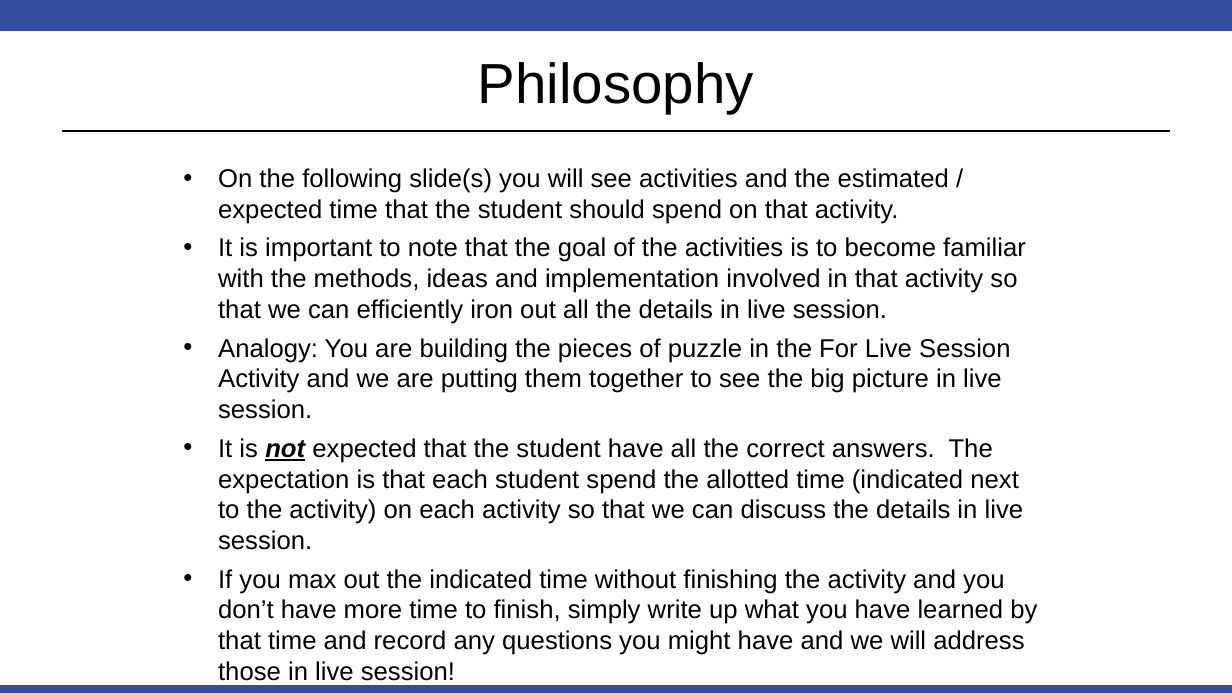
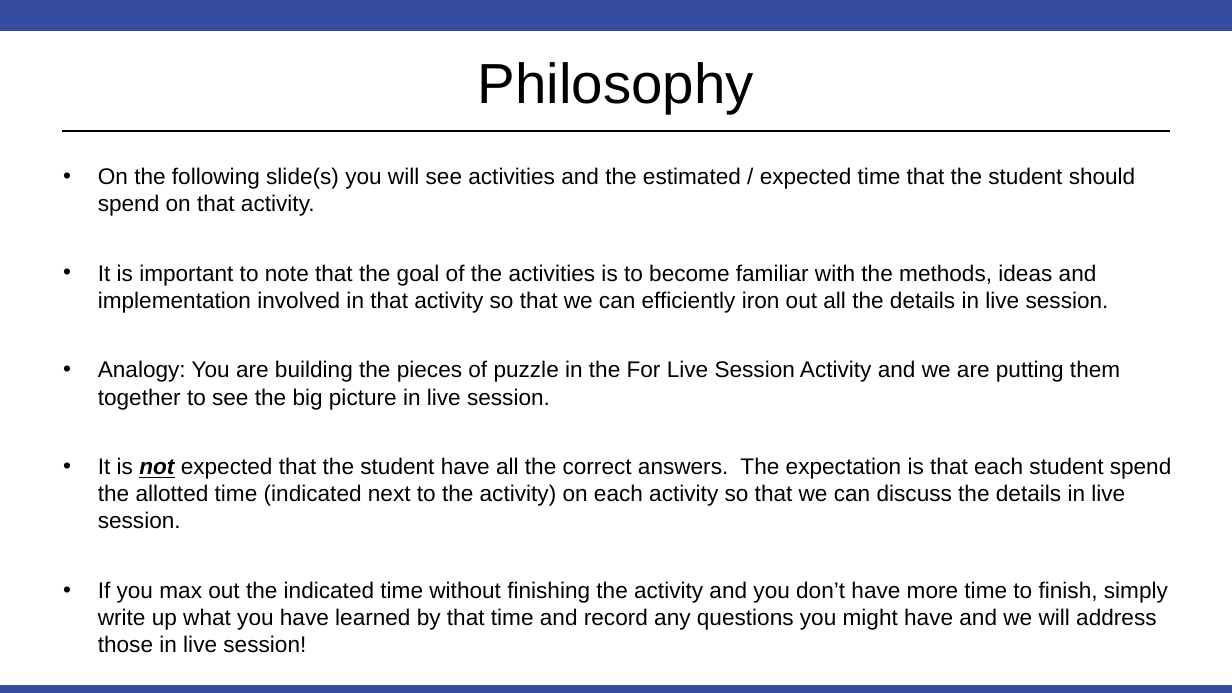
Before and after one commit to BivinSadler/MSDS_6371_Stat_Foundations, a slide deck: slide 2 of Unit 1/6371 FLS 1 Ver 2.pptx. Drawn at 1232x693 pixels with LibreOffice and Linux fonts; fonts in the diff are those of the drawing. Boxes give left, top, right and bottom in pixels: in the first picture for what was removed or moved away, otherwise in the second. Text is boxed around its words. In the diff, an @@ line names an element or a change of style, - is before the commit and + after.

```diff
--- a/Unit 1/6371 FLS 1 Ver 2.pptx
+++ b/Unit 1/6371 FLS 1 Ver 2.pptx
@@ text "On the following slide(s) you ...": place and size @@
-text "On the following slide(s) you ..." at [218, 168, 1037, 686]
+text "On the following slide(s) you ..." at [98, 167, 1172, 653]
@@ text "On the following slide(s) you ..." at [98, 167, 1172, 653]: size 20 to 17.6 pt @@
```
Also in this commit, not shown: 2 other slides changed.
